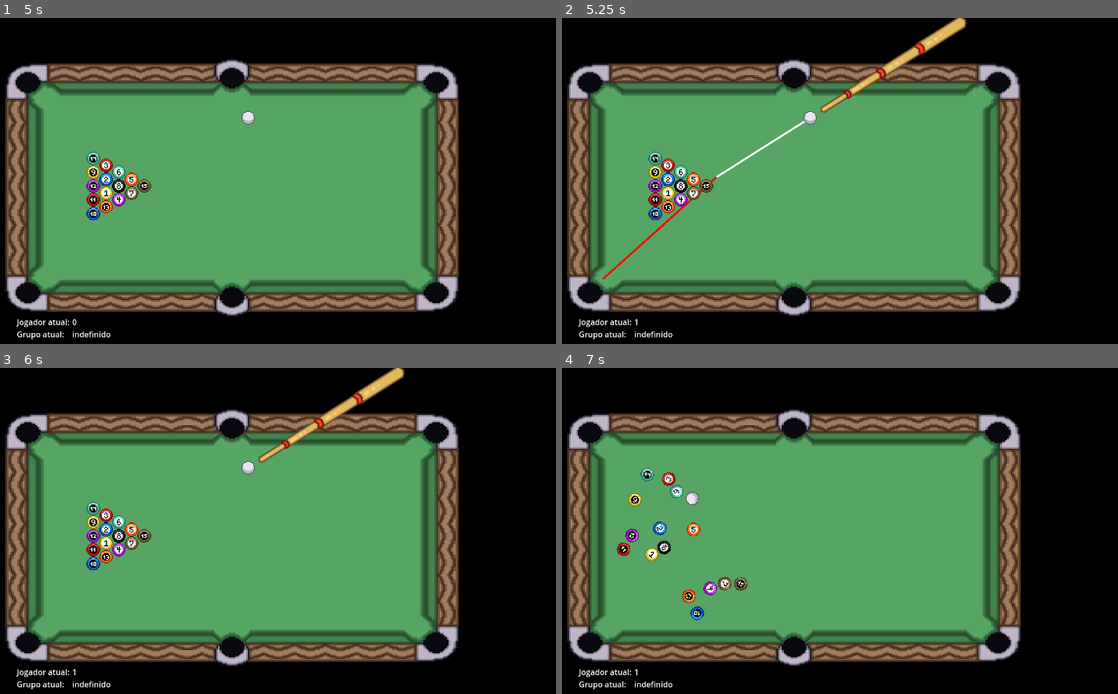
Above: before the commit, frames 1-4 (two rows, left to right).
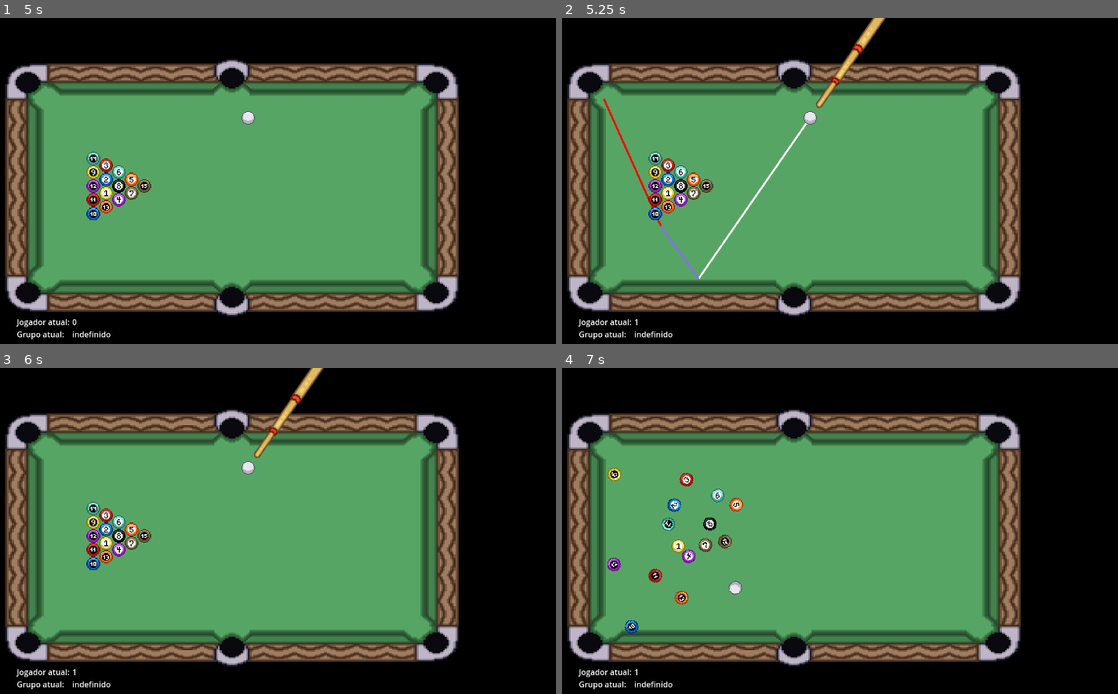
Above: after the commit, the same moments.

Repository: MathiasRLuz/Sinuca--8-Ball-Pool-
Game: Godot game, scene res://scenes/sinuca.tscn
Two runs of this game, one before a commit and one after it. Both use one fixed random seed, a clock stepped at 60 frames per second and the inputs below. This scene is started directly instead of the project's main scene. The engine's default icon, where the game draws it, is replaced by a stand-in: a white triangle on a blue panel in a dark square.
Inputs (mouse positions are in pixels of both pictures, inside the frame that each line leads up to):
- Up to frame 1 (5 s): tap Enter at 0.5, 4.25 s; move the mouse to (378, 177) at 0.52 s; hold D (right) 0.53-1.28 s; hold E (interact) 0.53-1.28 s; click (378, 177) at 0.67 s; tap Space at 0.77, 1.52, 3.02, 3.5, 3.77, 4.52 s; move the mouse to (116, 210) at 1.27 s; hold S (down) 1.28-2.03 s; tap E (interact) at 1.35, 2.85, 4.35 s; click (116, 210) at 1.42 s; move the mouse to (305, 115) at 2.02 s; hold D (right) 2.03-2.78 s; hold E (interact) 2.03-2.78 s; click (305, 115) at 2.17 s; move the mouse to (211, 265) at 2.77 s; hold W (up) 2.78-3.53 s; click (211, 265) at 2.92 s; move the mouse to (428, 246) at 3.52 s; hold E (interact) 3.53-4.28 s; hold A (left) from 3.53 s (still down); click (428, 246) at 3.67 s; move the mouse to (55, 141) at 4.27 s; click (55, 141) at 4.42 s
- Up to frame 2 (5.25 s): tap Space at 5 s; move the mouse to (834, 194) at 5.02 s; release A (left) at 5.03 s; hold S (down) from 5.03 s (still down); hold E (interact) from 5.03 s (still down); click (834, 194) at 5.17 s
- Up to frame 3 (6 s): tap Enter at 5.75 s; move the mouse to (150, 456) at 5.77 s; release S (down) at 5.78 s; release E (interact) at 5.78 s; hold D (right) from 5.78 s (still down); tap E (interact) at 5.85 s; click (150, 456) at 5.92 s
- Up to frame 4 (7 s): tap Space at 6.02, 6.77 s; move the mouse to (940, 527) at 6.52 s; release D (right) at 6.53 s; hold W (up) from 6.53 s (still down); hold E (interact) from 6.53 s (still down); click (940, 527) at 6.67 s

Frame 1 is identical in both runs. In frame 2, 2.3% of the frame differs, in the area x 7-73%, y 0-81%; in frame 3, 1.5%; in frame 4, 2.6%, in the area x 8-34%, y 30-82%.

Commit message:
update bot
falta melhorar as tabelas

Diff:
--- a/scenes/sinuca.tscn
+++ b/scenes/sinuca.tscn
@@ -94,14 +94,6 @@
 collision_mask = 3
 collide_with_areas = true
 
-[node name="ShapeCast2D2" type="ShapeCast2D" parent="."]
-position = Vector2(859, 68)
-enabled = false
-shape = SubResource("CircleShape2D_lmf8b")
-target_position = Vector2(-797, 395)
-collision_mask = 3
-collide_with_areas = true
-
 [node name="Line2D" type="Line2D" parent="."]
 visible = false
 width = 4.0
--- a/scripts/main.gd
+++ b/scripts/main.gd
@@ -5,9 +5,10 @@
 @export var current_enemy : GlobalData.Npcs
 @export var table_max_distance := 900.0
 @onready var shapecast = $ShapeCast2D
-@onready var shapecast2: ShapeCast2D = $ShapeCast2D2
 @onready var raycast: RayCast2D = $RayCast2D
 @onready var raycast2: RayCast2D = $RayCast2D2
+
+var phantom_ball_detections: Dictionary = {}
 
 var limites_paredes = [70, 850, 350, 70] # esquerda, direita, baixo, cima
 var ball_images := []
@@ -208,7 +209,8 @@
 
 			var angle_radians = pocket_direction.angle_to(white_to_ball)
 			var angle_degrees = rad_to_deg(angle_radians)
-			if check_clear_shot(b.name,contact_point) and abs(angle_degrees) < GlobalData.EnemyDificulty[current_enemy][GlobalData.EnemyDififultyVariables.max_shot_angle]:
+			var collisions = await check_ball_path(contact_point,cue_ball.global_position)
+			if collisions != {} and collisions.keys()[0] == b.name and check_collision_distance(collisions[collisions.keys()[0]],contact_point) and abs(angle_degrees) < GlobalData.EnemyDificulty[current_enemy][GlobalData.EnemyDififultyVariables.max_shot_angle]:
 				var score = 0
 
 				# Critério 1: Ângulo (quanto menor, melhor)
@@ -223,7 +225,7 @@
 				score += (1 / distance_to_hole) * GlobalData.EnemyDificulty[current_enemy][GlobalData.EnemyDififultyVariables.crit3]
 
 				# Critério 4: Interferências (penalizar se houver outras bolas no caminho)
-				var clear_path = check_clear_path(b, hole)
+				var clear_path = await check_clear_path(b, hole_position,contact_point)
 				# caminho direto ao buraco, numero de colisões sem contar as proibídas,
 				# numero de colisões proibídas sem contar a 8, e numero de colisões com a 8 (0 ou 1)
 				if not clear_path[0]:
@@ -265,7 +267,6 @@
 		# nenhum tiro direto
 		# calcular 4 posições projetadas da bola branca nas tabelas (vetores em 0, 90, 180 e 270 graus, com comprimento x2)
 		var cue_ball_projections = calculate_cue_ball_projections()
-		var cue_ball_position = cue_ball.position
 		var debug = false
 #region Verifica tabelas
 		for b in permitted_balls:
@@ -284,30 +285,34 @@
 					if raycast.is_colliding():
 						# Obtenha o ponto de tabela
 						var collision_point = raycast.get_collision_point()
-
-						if debug: print("Buraco: ", hole.name, " Bola: ", b.name)
 						# corrigir best_collision_point
 						# descobrir em qual parede está tabelando
+						var parede = ""
 						if collision_point.x>limites_paredes[1]: # direita
 							collision_point -= Vector2(ball_radius,0)
 							if debug: print("Tabelando na direita ", collision_point, " Branca em: ", cue_ball.position)
+							parede = "Direita"
 						elif collision_point.x<limites_paredes[0]: # esquerda
 							collision_point += Vector2(ball_radius,0)
 							if debug: print("Tabelando na esquerda ", collision_point, " Branca em: ", cue_ball.position)
+							parede = "Esquerda"
 						elif collision_point.y>limites_paredes[2]: # baixo
 							collision_point -= Vector2(0,ball_radius)
 							if debug: print("Tabelando em baixo ", collision_point, " Branca em: ", cue_ball.position)
+							parede = "Baixo"
 						elif collision_point.y<limites_paredes[3]: # cima
 							collision_point += Vector2(0,ball_radius)
 							if debug: print("Tabelando em cima ", collision_point, " Branca em: ", cue_ball.position)
-
-						if check_clear_shot("paredes",collision_point): # da posição da branca até a parede
-							if debug: print("Caminho livre até o ponto de tabela")
+							parede = "Cima"
+						var collisions = await check_ball_path(collision_point,cue_ball.global_position)
+						if collisions != {} and collisions.keys()[0] == "paredes" and check_collision_distance(collisions[collisions.keys()[0]],collision_point):
+						# da posição da branca até a parede
+							print("Caminho livre até o ponto de tabela em ", parede, " em ", collision_point, " na bola ", b.name, " na caçapa ", hole.name)
 							# se a bola branca tem caminho direto até o ponto de tabela
-							cue_ball.position = collision_point
-
-							if check_clear_shot(b.name,contact_point):	# da parede até a bola
-
+							collisions = await check_ball_path(contact_point,collision_point)
+							if collisions != {} and collisions.keys()[0] == b.name and check_collision_distance(collisions[collisions.keys()[0]],contact_point):
+								# da parede até a bola
+								print("Buraco: ", hole.name, " Bola: ", b.name)
 								# linha vermelha
 								$Line2D2.clear_points()
 								$Line2D2.add_point(contact_point)
@@ -324,7 +329,7 @@
 
 								var angle_radians = pocket_direction.angle_to(tabela_to_ball)
 								var angle_degrees = rad_to_deg(angle_radians)
-								if debug: print("Angle: ", angle_degrees)
+								print("Angle: ", angle_degrees)
 								if abs(angle_degrees) < GlobalData.EnemyDificulty[current_enemy][GlobalData.EnemyDififultyVariables.max_shot_angle]:
 									var score = 0
 
@@ -340,7 +345,7 @@
 									score += (1 / distance_to_hole) * GlobalData.EnemyDificulty[current_enemy][GlobalData.EnemyDififultyVariables.crit3]
 
 									# Critério 4: Interferências (penalizar se houver outras bolas no caminho)
-									var clear_path = check_clear_path(b, hole)
+									var clear_path = await check_clear_path(b, hole_position,contact_point)
 									# caminho direto ao buraco, numero de colisões sem contar as proibídas,
 									# numero de colisões proibídas sem contar a 8, e numero de colisões com a 8 (0 ou 1)
 									if not clear_path[0]:
@@ -376,14 +381,16 @@
 				# significa que best_ball = null, best_score = -INF e best_collision_point = null
 				# mirar apenas para acertar uma bola do grupo
 				for b in permitted_balls:
-					for degree in range(360):
+					for degree in range(0, 360, 360.0/10.0): # 10 é o total de pontos verificados
 						var radians = deg_to_rad(degree)  # Converte graus para radianos
 						var x = b.position.x + ball_radius * cos(radians)  # Calcula a coordenada x
 						var y = b.position.y + ball_radius * sin(radians)  # Calcula a coordenada y
 						var point = Vector2(x, y)  # Cria o ponto como um Vector2
-						if check_clear_shot(b.name,point,true,true):
+						var collisions = await check_ball_path(point,cue_ball.global_position)
+						if collisions != {} and collisions.keys()[0] == b.name and check_collision_distance(collisions[collisions.keys()[0]],point):
 							var distance_to_ball = cue_ball.position.distance_to(point)
 							possible_points.append([point,distance_to_ball,b])
+
 				if possible_points.size() > 0:
 					print("Mirando para acertar a bola permitida mais próxima")
 					for possible_point in possible_points:
@@ -395,6 +402,7 @@
 							best_score = score
 							best_ball = ball
 							best_collision_point = point
+							direct_shot = true
 				else:
 					# Mirar na tabela apenas para acertar uma bola do grupo
 					for b in permitted_balls:
@@ -402,7 +410,7 @@
 						var debug_full = false
 						# para cada bola permitida, cria vetor do ponto de mira da bola em cada buraco até as 4 posições da bola branca projetada
 						for projected_cue_ball in cue_ball_projections:
-							for degree in range(360):
+							for degree in range(0, 360, 360.0/10.0):
 								var radians = deg_to_rad(degree)  # Converte graus para radianos
 								var x = b.position.x + ball_radius * cos(radians)  # Calcula a coordenada x
 								var y = b.position.y + ball_radius * sin(radians)  # Calcula a coordenada y
@@ -430,11 +438,14 @@
 										collision_point += Vector2(0,ball_radius)
 										if debug_full: print("Tabelando em cima ", collision_point)
 
-									if check_clear_shot("paredes",collision_point):
-										if debug_full: print("Caminho livre até o ponto de tabela")
+									var collisions = await check_ball_path(collision_point,cue_ball.global_position)
+									if collisions != {} and collisions.keys()[0] == "paredes" and check_collision_distance(collisions[collisions.keys()[0]],collision_point):
+									# da posição da branca até a parede
+										if debug: print("Caminho livre até o ponto de tabela")
 										# se a bola branca tem caminho direto até o ponto de tabela
-										cue_ball.position = collision_point
-										if check_clear_shot(b.name,point):	# da parede até a bola
+										collisions = await check_ball_path(point,collision_point)
+										if collisions != {} and collisions.keys()[0] == b.name and check_collision_distance(collisions[collisions.keys()[0]],collision_point):
+										# da parede até a bola
 											var distance_to_ball = cue_ball.position.distance_to(collision_point) + collision_point.distance_to(b.position)
 											possible_points.append([collision_point,distance_to_ball,b])
 					print("Bot não sabe onde mirar")
@@ -449,11 +460,11 @@
 								best_score = score
 								best_ball = ball
 								best_collision_point = point
+								direct_shot = false
 						print("mirou em ", best_collision_point)
 					else:
 						print("mirou em qualquer bola")
 						best_collision_point = permitted_balls.pick_random().position
-		cue_ball.position = cue_ball_position
 
 
 	return [best_ball, best_hole_position,best_collision_point,best_score,direct_shot]
@@ -474,7 +485,7 @@
 		raycast2.force_raycast_update()
 		if raycast2.is_colliding():
 			var collision_point = raycast2.get_collision_point()
-			var distance = cue_ball.global_position.distance_to(collision_point)
+			var distance = cue_ball.global_position.distance_to(collision_point)# - ball_radius
 			var projected_position = cue_ball.position + direction * distance * 2
 			ball_positions.append(projected_position)
 
@@ -505,87 +516,33 @@
 
 	return power/max_shot_power
 
-func check_clear_path(ball,pocket):
-	shapecast2.reparent(ball)
-	var ball_name = ball.name
-	var pocket_position = pocket.to_global(pocket.get_child(0).position)
-	# Defina a posição de origem do shapecast2D
-	shapecast2.position = Vector2.ZERO
-	# Calcule o vetor de direção e distância para o shapecast2d
-	shapecast2.target_position = shapecast2.to_local(pocket_position)
-	# Habilite o ShapeCast2D para começar a detectar colisões
-	shapecast2.enabled = true
-	shapecast2.force_shapecast_update()
-	# Verifique se há uma colisão
-	if shapecast2.is_colliding():
-		# Obtenha o objeto colidido
-
-		var collisions = []
+func check_clear_path(ball,pocket_position,start_point):
+	var collisions = await check_ball_path(pocket_position,start_point,ball)
+	if collisions != {}:
+		# Encontre o índice da chave "buracos"
+		var clear_shot = collisions.keys()[0] == "buracos"
+		if "buracos" in collisions:
+			var keys = collisions.keys()
+			var index_buracos = keys.find("buracos")
+
+			# Remova as chaves a partir de "buracos"
+			for i in range(keys.size() - 1, index_buracos - 1, -1):
+				collisions.erase(keys[i])
+		var n_collisions = len(collisions.keys())
 		var forbidden_collisions = []
-		var num_collisions = shapecast2.get_collision_count()
-		for i in range(num_collisions):
-			var _name = shapecast2.get_collider(i).name
-			if _name == "Area2D": _name = shapecast2.get_collider(i).get_parent().name
-			if collisions.count(str(_name)) < 1 and str(_name) != ball_name:
-				collisions.append(str(_name))
-				if str(_name) != "paredes" and str(_name) != "buracos":
-					if bateu_primeiro_em_bola_proibida(int(str(_name))):
-						forbidden_collisions.append(str(_name))
-		var n_collisions = len(collisions)
-		var collider = shapecast2.get_collider(0)
-		var nome = collider.name
-		if nome == "Area2D": nome = collider.get_parent().name
-		print(ball_name, " - ", n_collisions, " colisões, com: ", collisions, " - colisões com bolas proibidas: ", forbidden_collisions, " - primeira colisão com: ", nome, " n ", num_collisions)
-		# qual será a primeira colisão
-		shapecast2.enabled = false
-		shapecast2.reparent($".")
-		if nome == "buracos":
-			print(ball_name, " direta pra caçapa")
-			return [true,n_collisions-len(forbidden_collisions),len(forbidden_collisions)-collisions.count("8"), collisions.count("8")]
-		else: return [false,n_collisions-len(forbidden_collisions),len(forbidden_collisions)-collisions.count("8"), collisions.count("8")]
-	else:
-		shapecast2.enabled = false
-		shapecast2.reparent($".")
+		for key in collisions.keys():
+			if str(key) != "paredes":
+				if bateu_primeiro_em_bola_proibida(int(str(key))):
+					forbidden_collisions.append(str(key))
+		print(collisions, [clear_shot,n_collisions-len(forbidden_collisions),len(forbidden_collisions)-forbidden_collisions.count("8"), forbidden_collisions.count("8")])
+		return [clear_shot,n_collisions-len(forbidden_collisions),len(forbidden_collisions)-forbidden_collisions.count("8"), forbidden_collisions.count("8")]
+	else:
 		return [false,0, 0, 0]
 
-func check_clear_shot(ball_name, contact_point: Vector2, check_distance: bool = true, debug: bool = false):
-	var tolerancia = 0.05 # porcentagem de distancia (entre o ponto de colisão real e o contact_point calculado) excedente ao raio da bola
-	# Defina a posição de origem do shapecast2D
-	shapecast.position = Vector2.ZERO
-	# Calcule o vetor de direção e distância para o shapecast2d
-	shapecast.target_position = shapecast.to_local(contact_point)
-	# Habilite o RayCast2D para começar a detectar colisões
-	shapecast.enabled = true
-	shapecast.force_shapecast_update()
-	# Verifique se há uma colisão
-	if shapecast.is_colliding():
-		# Obtenha o objeto colidido
-		var collider = shapecast.get_collider(0)
-		# qual será o ponto da primeira colisão
-		var colision_point = shapecast.get_collision_point(0)
-		var distancia = colision_point.distance_to(contact_point) # distancia entre o ponto de colisão real e o contact_point calculado
-		shapecast.enabled = false
-		var nome = collider.name
-		if nome == "Area2D": nome = collider.get_parent().name
-		if (not check_distance and nome == ball_name) or (check_distance and distancia<=ball_radius*(1+tolerancia) and nome == ball_name):
-			if debug: print("Has clear shot on ", ball_name, ", colliding in ", colision_point, " distance = ", distancia)
-			return true
-		else:
-			#if debug: print(ball_name, " primeira colisão: ", nome, " Distancia: ", distancia)
-			return false
-	else:
-		shapecast.enabled = false
-		return false
-
-func get_nearest_hole(ball_position):
-	var nearest_distance = INF
-	var nearest_hole = null
-	for hole in buracos:
-		var distance = ball_position.distance_to(hole.position)
-		if distance < nearest_distance:
-			nearest_distance = distance
-			nearest_hole = hole
-	return [nearest_hole,nearest_distance]
+func check_collision_distance(p1,p2):
+	var tolerancia = 0.05
+	var distancia = p1.distance_to(p2) # distancia entre o ponto de colisão real e o contact_point calculado
+	return distancia<=ball_radius*(1+tolerancia)
 
 func is_ball_permitted(ball):
 	if all_potted.has(ball):
@@ -644,7 +601,7 @@
 		if rng.randf() > GlobalData.EnemyDificulty[current_enemy][GlobalData.EnemyDififultyVariables.precision]:
 			print("Falha na precisão")
 			var possible_points := []
-			for degree in range(360):
+			for degree in range(0, 360, 360.0/10.0):
 				var radians = deg_to_rad(degree)  # Converte graus para radianos
 				var x = target_point.x + GlobalData.EnemyDificulty[current_enemy][GlobalData.EnemyDififultyVariables.error_radius] * cos(radians)  # Calcula a coordenada x
 				var y = target_point.y + GlobalData.EnemyDificulty[current_enemy][GlobalData.EnemyDififultyVariables.error_radius] * sin(radians)  # Calcula a coordenada y
@@ -689,7 +646,7 @@
 
 func inicia_vez():
 	if jogador_atual == 1:
-		vez_bot()
+		vez_bot() # show_cue()
 	else:
 		show_cue()
 
@@ -772,13 +729,74 @@
 		elif (grupo_jogador == 2): #jogador no grupo das maiores
 			falta(2)
 
-func _on_taco_shoot(power):
+func _on_taco_shoot(power, _mouse_pos):
 	if apply_max_force:
 		power = power.normalized() * MAX_POWER * $Taco.power_multiplier
 		print("Power: ",power.length())
 	# definir força manualmente
 	#power = 80 *power.normalized()
 	cue_ball.apply_central_impulse(power)
+
+func check_ball_path(destination,phantom_ball_position,parent = cue_ball):
+	# Posição inicial do ShapeCast (global position da bola branca)
+	var start_pos = phantom_ball_position
+
+	# Definir o shape e a origem do cast
+	shapecast.global_position = start_pos
+	shapecast.reparent(parent)
+	# Definir a direção do ShapeCast em relação à bola branca (diferenca entre destino e origem)
+	var direction = (destination - start_pos).normalized()
+
+	# Multiplicar a direção por um fator de distância grande para garantir que o shape percorra um caminho longo
+	shapecast.target_position = shapecast.to_local(start_pos + direction * 1000)
+
+	# Desenhar a linha de trajetória
+	$Line2D3.clear_points()
+	$Line2D3.add_point(shapecast.global_position)
+	$Line2D3.add_point(shapecast.to_global(shapecast.target_position))
+	$Line2D3.visible = true
+
+	# Habilitar o ShapeCast para detectar colisões
+	shapecast.enabled = true
+	shapecast.force_shapecast_update()
+	# Armazenar todas as colisões
+	phantom_ball_detections = {}
+	# Verificar se o ShapeCast está colidindo
+	if shapecast.is_colliding():
+		var collider = shapecast.get_collider(0)
+
+
+
+		# Loop para verificar todas as colisões
+		while shapecast.is_colliding():
+			var n_collisions = shapecast.get_collision_count()
+			for collision in range(n_collisions):
+				collider = shapecast.get_collider(collision)
+				var collision_point = shapecast.get_collision_point(collision)
+				var nome = collider.name
+
+				if nome == "Area2D":
+					nome = collider.get_parent().name
+				nome = str(nome)
+
+				# Registrar a colisão se ainda não foi detectada
+				if not phantom_ball_detections.has(nome) and nome != "Bola":
+					phantom_ball_detections[nome] = collision_point
+
+				# Parar o loop se colidir com a parede
+				if nome == "paredes":
+					break
+
+			# Mover o ShapeCast para o próximo ponto de colisão usando get_closest_collision_unsafe_fraction
+			var collision_fraction = shapecast.get_closest_collision_unsafe_fraction()
+
+			# Calcular a nova posição baseada na fração de colisão
+			shapecast.global_position += (shapecast.to_global(shapecast.target_position) - shapecast.global_position) * collision_fraction
+			#$Ball18.global_position = shapecast.global_position
+			# Atualizar a detecção de colisão novamente
+			shapecast.force_shapecast_update()
+
+	return phantom_ball_detections
 
 func define_grupos(bola):
 	if bola>8:
--- a/scripts/taco.gd
+++ b/scripts/taco.gd
@@ -3,7 +3,6 @@
 var power : float = 0.0
 var power_direction : int = 1
 @export var power_multiplier : int
-@onready var raycast = $"../RayCast2D"
 
 # Called every frame. 'delta' is the elapsed time since the previous frame.
 func _process(delta):
@@ -19,10 +18,10 @@
 	else:
 		power_direction = 1
 		if power > 0 :
-			var dir = mouse_pos - position
+			var dir = mouse_pos - global_position
 			dir = dir.normalized()
 			#power = get_parent().MAX_POWER
 			power *= power_multiplier
-			print((power * dir).length())
-			shoot.emit(power * dir)
+			#print((power * dir).length())
+			shoot.emit(power * dir, mouse_pos)
 			power = 0
